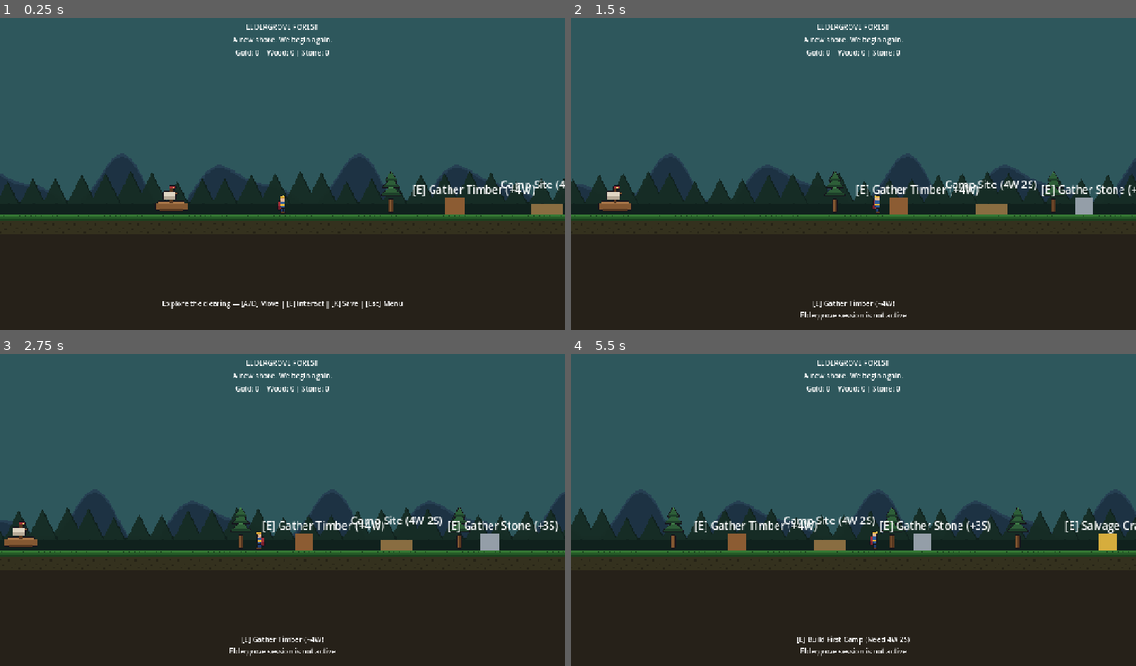
Above: before the commit, frames 1-4 (two rows, left to right).
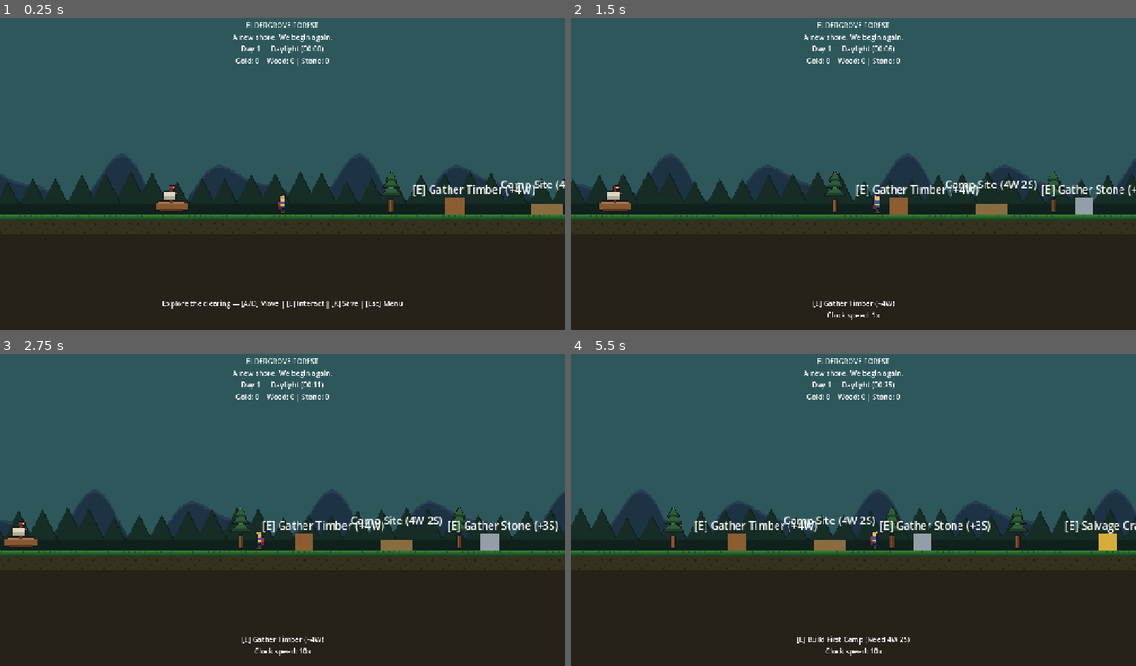
Above: after the commit, the same moments.

Repository: ridho1141haha/crownfall
Game: Godot game, scene res://scenes/world/EldergroveForest.tscn
The game is run twice, just before and just after one commit, with the same random seed, the same clock (stepped at 60 frames per second) and the same inputs. This scene is started directly instead of the project's main scene.
Inputs (mouse positions are in pixels of both pictures, inside the frame that each line leads up to):
- Up to frame 1 (0.25 s): no input
- Up to frame 2 (1.5 s): tap Enter (dialogue_advance) at 0.5 s; move the mouse to (977, 155) at 0.52 s; hold E (interact) 0.53-1.28 s; hold D (move_right) from 0.53 s (still down); click (977, 155) at 0.67 s; tap Q (upgrade_tier) at 0.77 s; tap T (toggle_fast_clock) at 0.8, 1.35 s; move the mouse to (740, 186) at 1.27 s
- Up to frame 3 (2.75 s): tap Q (upgrade_tier) at 1.52 s; tap E (interact) at 1.55 s; move the mouse to (339, 438) at 2.02 s; release D (move_right) at 2.03 s; hold A (move_left) from 2.03 s (still down); hold B (build_wall) from 2.03 s (still down); tap T (toggle_fast_clock) at 2.3 s
- Up to frame 4 (5.5 s): move the mouse to (825, 572) at 2.77 s; release A (move_left) at 2.78 s; release B (build_wall) at 2.78 s; hold D (move_right) 2.78-4.28 s; tap Enter (dialogue_advance) at 2.85 s; click (825, 572) at 2.92 s; tap Q (upgrade_tier) at 3.02, 3.77, 4.52 s; tap E (interact) at 3.05, 4.55 s; move the mouse to (1023, 553) at 3.52 s; hold E (interact) 3.53-4.28 s; tap T (toggle_fast_clock) at 3.8, 5.3 s; tap K (save_game) at 4.15 s; move the mouse to (684, 460) at 4.27 s; hold A (move_left) 4.28-5.03 s; tap Space (kindle_flare) at 4.35 s; move the mouse to (881, 506) at 5.02 s; hold D (move_right) from 5.03 s (still down); hold R (recruit_villager) from 5.03 s (still down); click (881, 506) at 5.17 s

The runs differ from the first frame. In frame 1, 0.8% of the frame differs, in the area x 41-59%, y 1-16%; in frame 2, 0.9%; in frame 3, 1.0%; in frame 4, 1.0%, in the area x 40-60%, y 1-97%.

Commit message:
feat(gameplay): add Eldergrove day cycle and resource renewal

Diff:
--- a/scenes/world/EldergroveForest.tscn
+++ b/scenes/world/EldergroveForest.tscn
@@ -9,6 +9,7 @@
 [ext_resource type="Texture2D" path="res://assets/buildings/shipwreck/building_shipwreck_stages.png" id="7_ship_tex"]
 [ext_resource type="Script" path="res://scripts/ui/PauseMenu.gd" id="8_pause_menu"]
 [ext_resource type="Texture2D" path="res://assets/buildings/camp/building_vagrant_tent.png" id="9_tent_tex"]
+[ext_resource type="Script" path="res://scripts/world/TimeManager.gd" id="10_time_mgr"]
 
 [sub_resource type="RectangleShape2D" id="RectangleShape2D_floor"]
 size = Vector2(1600, 120)
@@ -18,6 +19,12 @@
 
 [node name="EldergroveForest" type="Node2D"]
 script = ExtResource("1_arrival")
+
+[node name="TimeManager" type="Node" parent="."]
+script = ExtResource("10_time_mgr")
+
+[node name="DayNightModulate" type="CanvasModulate" parent="."]
+color = Color(1, 1, 1, 1)
 
 [node name="SkyLayer" type="CanvasLayer" parent="."]
 layer = -101
@@ -154,13 +161,13 @@
 [node name="MarginContainer" type="MarginContainer" parent="ArrivalHUD"]
 anchors_preset = 10
 anchor_right = 1.0
-offset_bottom = 140.0
+offset_bottom = 168.0
 grow_horizontal = 2
-theme_override_constants/margin_top = 20
+theme_override_constants/margin_top = 16
 
 [node name="VBoxContainer" type="VBoxContainer" parent="ArrivalHUD/MarginContainer"]
 layout_mode = 2
-theme_override_constants/separation = 6
+theme_override_constants/separation = 4
 
 [node name="TitleLabel" type="Label" parent="ArrivalHUD/MarginContainer/VBoxContainer"]
 layout_mode = 2
@@ -170,6 +177,11 @@
 [node name="SubtitleLabel" type="Label" parent="ArrivalHUD/MarginContainer/VBoxContainer"]
 layout_mode = 2
 text = "A new shore. We begin again."
+horizontal_alignment = 1
+
+[node name="ClockLabel" type="Label" parent="ArrivalHUD/MarginContainer/VBoxContainer"]
+layout_mode = 2
+text = "Day 1 — Daylight (00:00)"
 horizontal_alignment = 1
 
 [node name="ResourcesLabel" type="Label" parent="ArrivalHUD/MarginContainer/VBoxContainer"]
--- a/scripts/world/EldergroveForestArrival.gd
+++ b/scripts/world/EldergroveForestArrival.gd
@@ -19,6 +19,7 @@
 signal continue_restore_failed(reason: String)
 signal interaction_completed(target_id: String, resource_id: StringName, amount: int)
 signal camp_constructed(camp_id: String, cost: Dictionary)
+signal sunrise_renewal_applied(completed_day: int, refreshed_ids: Array[String])
 signal feedback_message(text: String)
 
 const SCENE_PATH: String = "res://scenes/world/EldergroveForest.tscn"
@@ -41,6 +42,13 @@
 	"wood": 4,
 	"stone": 2,
 }
+const SKY_COLOR_DAYLIGHT: Color = Color(0.18, 0.34, 0.36, 1.0)
+const SKY_COLOR_SUNSET: Color = Color(0.42, 0.24, 0.18, 1.0)
+const SKY_COLOR_NIGHT: Color = Color(0.06, 0.09, 0.16, 1.0)
+const MODULATE_DAYLIGHT: Color = Color(1.0, 1.0, 1.0, 1.0)
+const MODULATE_SUNSET: Color = Color(0.96, 0.82, 0.72, 1.0)
+const MODULATE_NIGHT: Color = Color(0.62, 0.68, 0.84, 1.0)
+const FAST_CLOCK_SCALE: float = 10.0
 
 const ELDERGROVE_NODES: Array[Dictionary] = [
 	{
@@ -48,7 +56,7 @@
 		"resource": &"wood",
 		"amount": 4,
 		"x": -60.0,
-		"renewable": false,
+		"renewable": true,
 		"label": "Fallen Clearing Timber (+4 Wood)",
 		"prompt": "[E] Gather Timber (+4W)",
 	},
@@ -57,7 +65,7 @@
 		"resource": &"stone",
 		"amount": 3,
 		"x": 220.0,
-		"renewable": false,
+		"renewable": true,
 		"label": "Mossy Outcrop (+3 Stone)",
 		"prompt": "[E] Gather Stone (+3S)",
 	},
@@ -95,6 +103,10 @@
 var _signals_connected: bool = false
 var _scene_transition: Callable = Callable()
 var _first_camp_built: bool = false
+var _last_sunrise_completed_day: int = 0
+var _last_sunrise_refreshed_ids: Array[String] = []
+var _sunrise_renewal_count: int = 0
+var _clock_signals_connected: bool = false
 
 @onready var player: PlayerController = get_node_or_null("Player") as PlayerController
 @onready var ground: StaticBody2D = get_node_or_null("Ground") as StaticBody2D
@@ -110,6 +122,10 @@
 @onready var camp_site_marker: ColorRect = get_node_or_null("WorldObjects/FirstCampSite/SiteMarker") as ColorRect
 @onready var camp_shelter_sprite: Sprite2D = get_node_or_null("WorldObjects/FirstCampSite/CampShelterSprite") as Sprite2D
 @onready var camp_label: Label = get_node_or_null("WorldObjects/FirstCampSite/CampLabel") as Label
+@onready var time_manager: TimeManager = get_node_or_null("TimeManager") as TimeManager
+@onready var clock_label: Label = get_node_or_null("ArrivalHUD/MarginContainer/VBoxContainer/ClockLabel") as Label
+@onready var sky_background: ColorRect = get_node_or_null("SkyLayer/SkyBackground") as ColorRect
+@onready var day_night_modulate: CanvasModulate = get_node_or_null("DayNightModulate") as CanvasModulate
 
 
 func _ready() -> void:
@@ -119,6 +135,9 @@
 	_build_resource_markers()
 	_refresh_camp_visuals()
 	_wire_gameplay_connections()
+	_wire_clock_connections()
+	_apply_phase_visuals()
+	_refresh_clock_hud()
 	if pause_menu != null:
 		pause_menu.bind_session(self)
 
@@ -188,6 +207,8 @@
 
 	_show_arrival_presentation()
 	_refresh_gameplay_hud()
+	_refresh_clock_hud()
+	_apply_phase_visuals()
 	_refresh_resource_markers()
 	_refresh_camp_visuals()
 	_arrival_lock.unlock()
@@ -195,6 +216,7 @@
 
 
 func _process(_delta: float) -> void:
+	_refresh_clock_hud()
 	if player == null or not is_instance_valid(player):
 		return
 	_active_target = resolve_nearest_interaction(player.global_position.x)
@@ -338,6 +360,11 @@
 	var payload: Dictionary = _base_save_payload.duplicate(true)
 	if not payload.has("progression_flags") or typeof(payload["progression_flags"]) != TYPE_DICTIONARY:
 		return {}
+	if time_manager != null and is_instance_valid(time_manager):
+		var clock_dict: Dictionary = time_manager.to_save_dict()
+		payload["day_count"] = int(clock_dict["day_count"])
+		payload["world_time"] = float(clock_dict["world_time"])
+		payload["world_phase"] = String(clock_dict["world_phase"])
 	payload["resources"] = ledger.get_all_balances()
 	if player != null and is_instance_valid(player):
 		payload["player"] = {
@@ -420,6 +447,8 @@
 		player.interaction_requested.connect(_on_player_interaction_requested)
 	if not player.manual_save_requested.is_connected(_on_manual_save):
 		player.manual_save_requested.connect(_on_manual_save)
+	if not player.fast_clock_toggled.is_connected(_on_toggle_fast_clock):
+		player.fast_clock_toggled.connect(_on_toggle_fast_clock)
 	_signals_connected = true
 
 
@@ -433,6 +462,9 @@
 	if payload.is_empty():
 		return
 	_base_save_payload = payload.duplicate(true)
+	if time_manager != null and is_instance_valid(time_manager):
+		if time_manager.apply_save_dict(payload, true):
+			_last_sunrise_completed_day = maxi(0, time_manager.current_day - 1)
 	if payload.has("resources") and typeof(payload["resources"]) == TYPE_DICTIONARY:
 		ledger.set_balances_from_dict(payload["resources"] as Dictionary)
 	if payload.has("progression_flags") and typeof(payload["progression_flags"]) == TYPE_DICTIONARY:
@@ -507,6 +539,8 @@
 	_has_unsaved_progress = false
 	_show_restored_presentation()
 	_refresh_gameplay_hud()
+	_refresh_clock_hud()
+	_apply_phase_visuals()
 	_refresh_resource_markers()
 	_refresh_camp_visuals()
 	_arrival_lock.unlock()
@@ -581,6 +615,8 @@
 	if ground_collision == null or not is_instance_valid(ground_collision):
 		return false
 	if title_label == null or not is_instance_valid(title_label):
+		return false
+	if time_manager == null or not is_instance_valid(time_manager):
 		return false
 	return true
 
@@ -711,6 +747,107 @@
 			marker.visible = not resource_mgr.is_collected(nid)
 
 
+func _wire_clock_connections() -> void:
+	if _clock_signals_connected or time_manager == null or not is_instance_valid(time_manager):
+		return
+	if not time_manager.daylight_started.is_connected(_on_daylight_started):
+		time_manager.daylight_started.connect(_on_daylight_started)
+	if not time_manager.sunset_started.is_connected(_on_sunset_started):
+		time_manager.sunset_started.connect(_on_sunset_started)
+	if not time_manager.night_started.is_connected(_on_night_started):
+		time_manager.night_started.connect(_on_night_started)
+	if not time_manager.sunrise_reached.is_connected(_on_sunrise_reached):
+		time_manager.sunrise_reached.connect(_on_sunrise_reached)
+	if not resource_mgr.renewable_nodes_refreshed.is_connected(_on_renewable_nodes_refreshed):
+		resource_mgr.renewable_nodes_refreshed.connect(_on_renewable_nodes_refreshed)
+	_clock_signals_connected = true
+
+
+func _on_toggle_fast_clock() -> void:
+	if time_manager == null or not is_instance_valid(time_manager):
+		return
+	time_manager.time_scale = FAST_CLOCK_SCALE if is_equal_approx(time_manager.time_scale, 1.0) else 1.0
+	_set_feedback("Clock speed: %.0fx" % time_manager.time_scale)
+
+
+func _on_daylight_started(_day_number: int) -> void:
+	_apply_phase_visuals()
+	_refresh_clock_hud()
+
+
+func _on_sunset_started(_day_number: int) -> void:
+	_apply_phase_visuals()
+	_refresh_clock_hud()
+
+
+func _on_night_started(_day_number: int) -> void:
+	_apply_phase_visuals()
+	_refresh_clock_hud()
+
+
+func _on_renewable_nodes_refreshed(refreshed_ids: Array[String]) -> void:
+	_last_sunrise_refreshed_ids = refreshed_ids.duplicate()
+
+
+func _on_sunrise_reached(completed_day: int) -> void:
+	if completed_day <= 0 or completed_day <= _last_sunrise_completed_day:
+		return
+	_last_sunrise_completed_day = completed_day
+	_last_sunrise_refreshed_ids.clear()
+	resource_mgr.refresh_renewable_nodes()
+	_sunrise_renewal_count += 1
+	_has_unsaved_progress = true
+	_refresh_resource_markers()
+	_apply_phase_visuals()
+	_refresh_clock_hud()
+	if not _last_sunrise_refreshed_ids.is_empty():
+		_set_feedback("Day %d — Sunrise: clearing timber and stone replenished." % (completed_day + 1))
+	sunrise_renewal_applied.emit(completed_day, _last_sunrise_refreshed_ids.duplicate())
+
+
+func get_sunrise_renewal_count() -> int:
+	return _sunrise_renewal_count
+
+
+func get_last_sunrise_completed_day() -> int:
+	return _last_sunrise_completed_day
+
+
+func get_clock_status_text() -> String:
+	if time_manager == null or not is_instance_valid(time_manager):
+		return ""
+	var secs: int = int(floorf(maxf(time_manager.phase_elapsed, 0.0)))
+	var mins: int = secs / 60
+	var rem: int = secs % 60
+	return "Day %d — %s (%02d:%02d)" % [time_manager.current_day, time_manager.get_phase_name(), mins, rem]
+
+
+func _refresh_clock_hud() -> void:
+	if clock_label == null or not is_instance_valid(clock_label):
+		return
+	var txt: String = get_clock_status_text()
+	if not txt.is_empty():
+		clock_label.text = txt
+
+
+func _apply_phase_visuals() -> void:
+	if time_manager == null or not is_instance_valid(time_manager):
+		return
+	var sky_col: Color = SKY_COLOR_DAYLIGHT
+	var mod_col: Color = MODULATE_DAYLIGHT
+	match time_manager.current_phase:
+		TimeManager.Phase.SUNSET:
+			sky_col = SKY_COLOR_SUNSET
+			mod_col = MODULATE_SUNSET
+		TimeManager.Phase.NIGHT:
+			sky_col = SKY_COLOR_NIGHT
+			mod_col = MODULATE_NIGHT
+	if sky_background != null and is_instance_valid(sky_background):
+		sky_background.color = sky_col
+	if day_night_modulate != null and is_instance_valid(day_night_modulate):
+		day_night_modulate.color = mod_col
+
+
 func _refresh_gameplay_hud() -> void:
 	if resources_label != null:
 		var b: Dictionary = ledger.get_all_balances()
--- /dev/null
+++ b/tests/test_n62_eldergrove_day_cycle.gd
@@ -0,0 +1,226 @@
+extends SceneTree
+
+## N6.2 Eldergrove Day Cycle & Resource Renewal integration & regression suite.
+
+const MAIN_SCENE: String = "res://scenes/main/Main.tscn"
+const FORGOTTEN_SHORE_SCENE: String = "res://scenes/world/ForgottenShore.tscn"
+const ELDERGROVE_SCENE: String = "res://scenes/world/EldergroveForest.tscn"
+const TEST_DIR: String = "user://n62_test"
+const SAVE_ELDERGROVE: String = "user://n62_test/save_eldergrove.json"
+const SAVE_SHORE: String = "user://n62_test/save_shore.json"
+const MAX_WAIT_FRAMES: int = 600
+
+var _checks: int = 0
+var _failures: int = 0
+var _stage: int = 0
+var _wait_frames: int = 0
+var _base_payload: Dictionary = {}
+var _saved_day: int = 0
+var _saved_phase: String = ""
+var _saved_gold: int = 0
+var _saved_wood: int = 0
+var _saved_stone: int = 0
+var _routed_scenes: Array[String] = []
+
+
+func _check(cond: bool, msg: String) -> bool:
+	_checks += 1
+	if not cond:
+		_failures += 1
+		printerr("TEST FAILURE: [test_n62_eldergrove_day_cycle] " + msg)
+		_cleanup()
+		quit(1)
+		return false
+	print("PASS: " + msg)
+	return true
+
+
+func _rm(path: String) -> void:
+	if FileAccess.file_exists(path):
+		DirAccess.remove_absolute(ProjectSettings.globalize_path(path))
+
+
+func _cleanup() -> void:
+	EldergroveHandoffBridge.reset_for_tests()
+	for meta_key: String in ["crownfall_menu_save_path", "crownfall_profile_path", "crownfall_load_on_start"]:
+		if Engine.has_meta(meta_key):
+			Engine.remove_meta(meta_key)
+	for path: String in [SAVE_ELDERGROVE, SAVE_SHORE]:
+		_rm(path)
+		for suffix: String in [".tmp", ".old", ".bak", ".bak.tmp"]:
+			_rm(path + suffix)
+
+
+func _init() -> void:
+	DirAccess.make_dir_recursive_absolute(ProjectSettings.globalize_path(TEST_DIR))
+	_cleanup()
+
+
+func _process(_delta: float) -> bool:
+	_wait_frames += 1
+	if _wait_frames > MAX_WAIT_FRAMES:
+		_check(false, "Timed out at stage %d" % _stage)
+		return true
+
+	# Stage 0: Load ForgottenShore to build valid schema v2 fixtures
+	if _stage == 0:
+		Engine.set_meta("crownfall_load_on_start", false)
+		_check(change_scene_to_file(FORGOTTEN_SHORE_SCENE) == OK, "Loaded ForgottenShore.tscn to build valid v2 fixtures")
+		_stage = 1
+		_wait_frames = 0
+		return false
+
+	# Stage 1: Prepare fixtures and enter Eldergrove via N5.5 handoff
+	if _stage == 1:
+		if current_scene == null or not (current_scene is ForgottenShoreSession):
+			return false
+		var sess: ForgottenShoreSession = current_scene as ForgottenShoreSession
+		_base_payload = sess.build_save_payload()
+
+		var sm := SaveManager.new()
+		var shore_payload: Dictionary = _base_payload.duplicate(true)
+		(shore_payload["progression_flags"] as Dictionary)["era_id"] = "stone_age"
+		(shore_payload["progression_flags"] as Dictionary)["progression_facts"] = [
+			ProgressionState.FACT_FORGOTTEN_SHORE_VESSEL_READY,
+		]
+		_check(sm.save_state(shore_payload, SAVE_SHORE), "Wrote Forgotten Shore legacy fixture")
+
+		var eg_start_payload: Dictionary = _base_payload.duplicate(true)
+		eg_start_payload["day_count"] = 2
+		eg_start_payload["world_time"] = 10.0
+		eg_start_payload["world_phase"] = "daylight"
+		eg_start_payload["resources"] = {"gold": 2, "wood": 0, "stone": 0}
+
+		var prog := ProgressionState.new()
+		prog.record_fact(ProgressionState.FACT_FORGOTTEN_SHORE_VESSEL_READY)
+		var era := EraProgressionManager.new()
+		Engine.set_meta("crownfall_menu_save_path", SAVE_ELDERGROVE)
+		Engine.set_meta("crownfall_load_on_start", false)
+		var tok: int = EldergroveHandoffBridge.authorize_departure(ELDERGROVE_SCENE, {
+			"progression": prog,
+			"era_mgr": era,
+			"save_path": SAVE_ELDERGROVE,
+			"base_save_payload": eg_start_payload,
+		})
+		_check(tok > 0, "Authorized N5.5 departure handoff into Eldergrove")
+		_check(change_scene_to_file(ELDERGROVE_SCENE) == OK, "Transitioned to EldergroveForest.tscn")
+		_stage = 2
+		_wait_frames = 0
+		return false
+
+	# Stage 2: Verify clock init, HUD, phase visuals, sunrise renewal, non-renewable lock, idempotency, camp + save
+	if _stage == 2:
+		if current_scene == null or not (current_scene is EldergroveForestArrival):
+			return false
+		var eg: EldergroveForestArrival = current_scene as EldergroveForestArrival
+		_check(eg.is_initialization_valid(), "Eldergrove initializes with valid TimeManager")
+		_check(eg.time_manager != null and eg.time_manager.current_day == 2 and eg.time_manager.current_phase == TimeManager.Phase.DAYLIGHT, "Authoritative TimeManager hydrated to Day 2 Daylight")
+		_check(eg.clock_label != null and eg.clock_label.text.contains("Day 2") and eg.clock_label.text.contains("Daylight"), "Clock HUD reflects authoritative day and phase")
+		_check(eg.sky_background != null and eg.sky_background.color == EldergroveForestArrival.SKY_COLOR_DAYLIGHT, "Daylight visual tint applied")
+
+		# Collect all 3 clearing nodes (2 renewable: Timber + Stone; 1 non-renewable: Supply Crate) and build First Camp
+		_check(bool(eg.try_interact_at(-60.0).get("ok", false)), "Collected renewable Fallen Timber (+4W)")
+		_check(bool(eg.try_interact_at(220.0).get("ok", false)), "Collected renewable Mossy Stone (+3S)")
+		_check(bool(eg.try_interact_at(500.0).get("ok", false)), "Collected non-renewable Supply Crate (+3G)")
+		_check(bool(eg.try_interact_at(EldergroveForestArrival.CAMP_SITE_X).get("ok", false)), "Constructed First Camp (4W 2S)")
+		_check(eg.is_first_camp_built(), "First Camp built before day cycle transition")
+		_check(eg.ledger.get_amount(&"gold") == 5 and eg.ledger.get_amount(&"wood") == 0 and eg.ledger.get_amount(&"stone") == 1, "Balances accurate before sunrise (5G/0W/1S)")
+
+		# Drive authoritative TimeManager through Daylight -> Sunset -> Night -> Sunrise
+		eg.time_manager.auto_advance = false
+		eg.time_manager.advance_time(eg.time_manager.daylight_duration)
+		_check(eg.time_manager.current_phase == TimeManager.Phase.SUNSET, "TimeManager transitioned Daylight -> Sunset")
+		_check(eg.sky_background.color == EldergroveForestArrival.SKY_COLOR_SUNSET, "Sunset sky tint applied")
+		_check(eg.clock_label.text.contains("Sunset"), "Clock HUD updated to Sunset")
+
+		eg.time_manager.advance_time(eg.time_manager.sunset_duration)
+		_check(eg.time_manager.current_phase == TimeManager.Phase.NIGHT, "TimeManager transitioned Sunset -> Night")
+		_check(eg.sky_background.color == EldergroveForestArrival.SKY_COLOR_NIGHT, "Night sky tint applied")
+		_check(eg.clock_label.text.contains("Night"), "Clock HUD updated to Night")
+
+		_check(eg.resource_mgr.is_collected("eldergrove_fallen_timber_01") and eg.resource_mgr.is_collected("eldergrove_mossy_stone_01"), "Renewable nodes remain collected before sunrise")
+
+		eg.time_manager.advance_time(eg.time_manager.night_duration)
+		_check(eg.time_manager.current_day == 3 and eg.time_manager.current_phase == TimeManager.Phase.DAYLIGHT, "TimeManager transitioned Night -> Day 3 Daylight (Sunrise)")
+		_check(eg.sky_background.color == EldergroveForestArrival.SKY_COLOR_DAYLIGHT, "Daylight sky tint restored at sunrise")
+		_check(eg.clock_label.text.contains("Day 3") and eg.clock_label.text.contains("Daylight"), "Clock HUD updated to Day 3 Daylight")
+		_check(eg.get_sunrise_renewal_count() == 1, "Sunrise renewal executed exactly once for completed Day 2")
+
+		_check(not eg.resource_mgr.is_collected("eldergrove_fallen_timber_01"), "Renewable Fallen Timber replenished at sunrise")
+		_check(not eg.resource_mgr.is_collected("eldergrove_mossy_stone_01"), "Renewable Mossy Stone replenished at sunrise")
+		_check(eg.resource_mgr.is_collected("eldergrove_foraged_supply_01"), "Non-renewable Supply Crate stays collected after sunrise")
+		_check(eg.ledger.get_amount(&"gold") == 5 and eg.ledger.get_amount(&"wood") == 0 and eg.ledger.get_amount(&"stone") == 1, "Sunrise renewal does not bypass EconomyLedger or grant free resources")
+
+		# Collect renewed Timber once, then replay duplicate sunrise_reached(2) signal -> must NOT re-renew
+		_check(bool(eg.try_interact_at(-60.0).get("ok", false)), "Player can re-gather replenished Timber (+4W) on Day 3")
+		_check(eg.ledger.get_amount(&"wood") == 4, "EconomyLedger credited +4W from renewed Timber")
+		eg.time_manager.sunrise_reached.emit(2)
+		_check(eg.get_sunrise_renewal_count() == 1, "Duplicate sunrise_reached(2) ignored deterministically")
+		_check(eg.resource_mgr.is_collected("eldergrove_fallen_timber_01"), "Duplicate sunrise event does not re-open already-collected Day 3 Timber")
+		_check(eg.ledger.get_amount(&"wood") == 4, "Duplicate sunrise event does not duplicate resource rewards")
+
+		# Advance partially into Sunset and save under SaveManager schema v2
+		eg.time_manager.advance_time(eg.time_manager.daylight_duration + 15.0)
+		_check(eg.time_manager.current_phase == TimeManager.Phase.SUNSET, "Advanced to Day 3 Sunset before saving")
+		_check(eg.save_game_state(SAVE_ELDERGROVE), "Saved Eldergrove Day 3 Sunset state under schema v2")
+		_saved_day = eg.time_manager.current_day
+		_saved_phase = eg.time_manager.get_phase_id()
+		_saved_gold = eg.ledger.get_amount(&"gold")
+		_saved_wood = eg.ledger.get_amount(&"wood")
+		_saved_stone = eg.ledger.get_amount(&"stone")
+
+		# Verify fail-safe behavior when TimeManager dependency is missing
+		var saved_tm: TimeManager = eg.time_manager
+		eg.time_manager = null
+		_check(not eg.validate_initialization(), "Missing TimeManager fails validate_initialization() safely")
+		_check(eg.get_clock_status_text().is_empty(), "Missing TimeManager returns empty clock status safely")
+		eg._on_toggle_fast_clock()
+		eg._apply_phase_visuals()
+		eg.time_manager = saved_tm
+
+		_check(eg.return_to_main_menu(), "Exited Eldergrove cleanly to Main.tscn")
+		_stage = 3
+		_wait_frames = 0
+		return false
+
+	# Stage 3: Verify Forgotten Shore Continue regression, then Continue back into Eldergrove
+	if _stage == 3:
+		if current_scene == null or current_scene.name != "Main":
+			return false
+		var main_node: Node = current_scene
+		_routed_scenes.clear()
+		main_node.call("set_route_transition", func(path: String) -> void: _routed_scenes.append(path))
+		Engine.set_meta("crownfall_menu_save_path", SAVE_SHORE)
+		main_node.set("_route_started", false)
+		main_node.call("_on_continue_button_pressed")
+		_check(_routed_scenes.size() == 1 and _routed_scenes[0] == FORGOTTEN_SHORE_SCENE, "Regression: Forgotten Shore Continue unaffected")
+
+		main_node.call("set_route_transition", Callable())
+		Engine.set_meta("crownfall_menu_save_path", SAVE_ELDERGROVE)
+		main_node.set("_route_started", false)
+		main_node.call("_on_continue_button_pressed")
+		_stage = 4
+		_wait_frames = 0
+		return false
+
+	# Stage 4: Verify Continue restores clock, visuals, renewable/non-renewable node states, balances, and First Camp
+	if _stage == 4:
+		if current_scene == null or not (current_scene is EldergroveForestArrival):
+			return false
+		var eg2: EldergroveForestArrival = current_scene as EldergroveForestArrival
+		_check(eg2.is_restored_from_continue(), "Eldergrove restored via Continue")
+		_check(eg2.time_manager.current_day == _saved_day and eg2.time_manager.get_phase_id() == _saved_phase, "Continue restores saved day_count and world_phase (Day 3 Sunset)")
+		_check(eg2.sky_background.color == EldergroveForestArrival.SKY_COLOR_SUNSET, "Continue restores Sunset visual state")
+		_check(eg2.is_first_camp_built(), "First Camp state remains intact after save/load")
+		_check(eg2.ledger.get_amount(&"gold") == _saved_gold and eg2.ledger.get_amount(&"wood") == _saved_wood and eg2.ledger.get_amount(&"stone") == _saved_stone, "Resource balances preserved after save/load")
+		_check(eg2.resource_mgr.is_collected("eldergrove_fallen_timber_01"), "Day 3 collected Timber stays collected after Continue")
+		_check(not eg2.resource_mgr.is_collected("eldergrove_mossy_stone_01"), "Day 3 uncollected replenished Stone stays available after Continue")
+		_check(eg2.resource_mgr.is_collected("eldergrove_foraged_supply_01"), "Non-renewable Supply Crate remains collected after Continue")
+		_check(SaveManager.SCHEMA_VERSION == 2, "SaveManager schema version remains v2")
+
+		_cleanup()
+		print("PASS: All %d N62 Eldergrove Day Cycle checks completed with 0 failures." % _checks)
+		quit(0)
+		return true
+
+	return false
Not shown: 1 places in scenes/world/EldergroveForest.tscn that only renumber resources
Not shown, added: tests/test_n62_eldergrove_day_cycle.gd.uid
Not shown, changed: docs/CHANGELOG.md
Not shown, changed: docs/narrative/N5_IMPLEMENTATION_ROADMAP.md
Not shown, added: docs/narrative/N62_IMPLEMENTATION_REPORT.md
Not shown, changed: tests/run_all.sh
